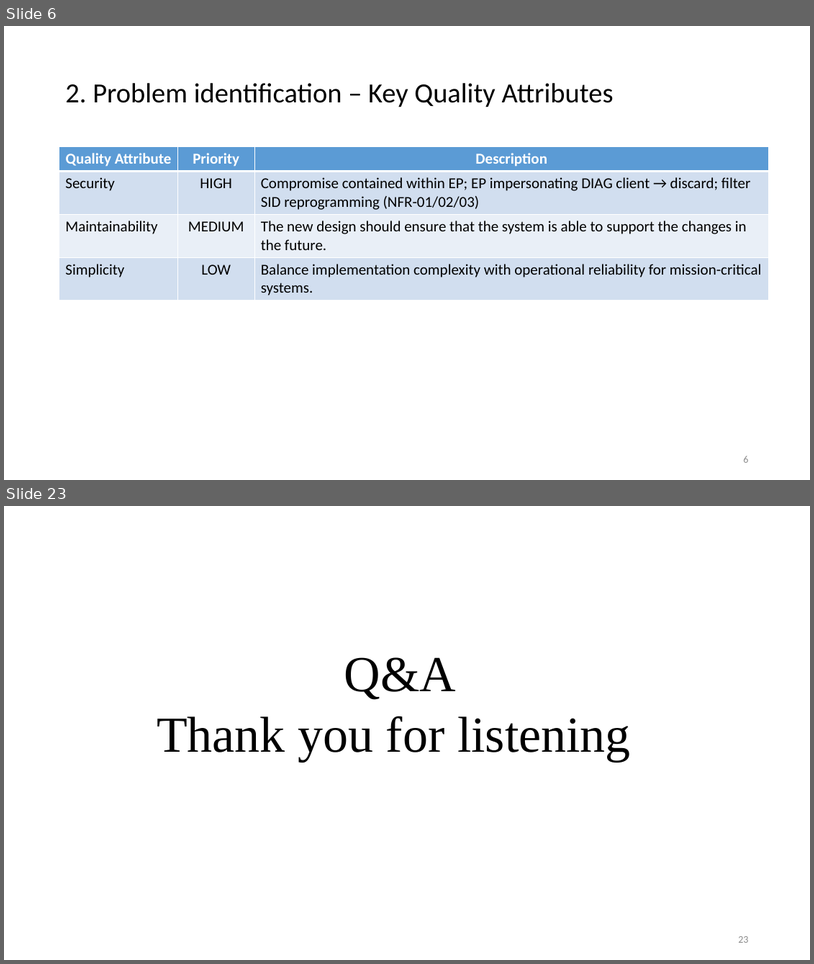
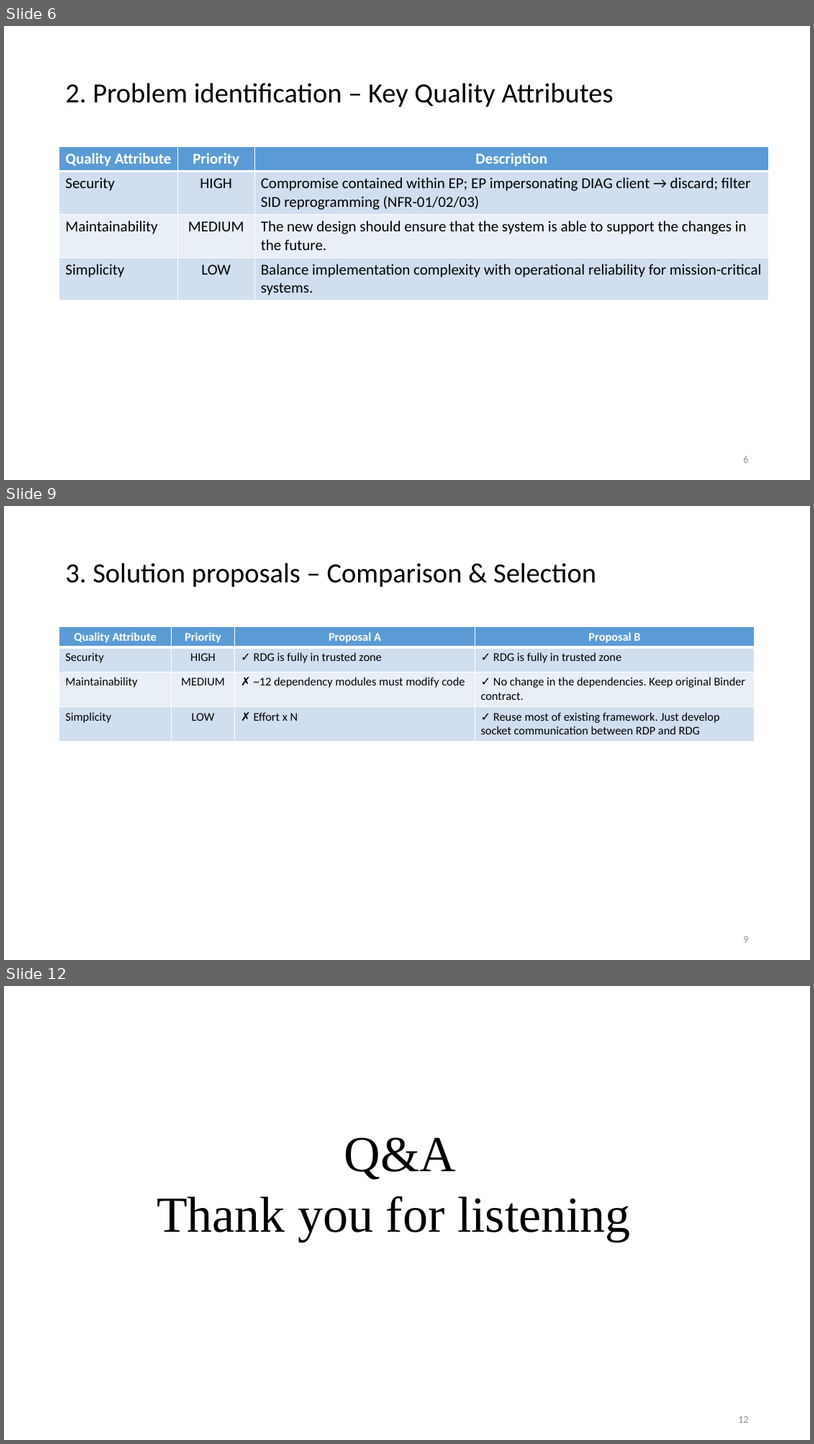
Before and after one commit to btqt/fe, a slide deck: FE_phi.vu_Design of Secure Remote Diag on Container Separation Architecture.pptx. Shown one above the other, each under a label of ours: slides 6 and 23 before the commit, slides 6, 9 and 12 after it; the slides between them are not shown. The pictures are 814x964 and 814x1444 pixels, drawn with LibreOffice and Linux fonts; fonts in the diff are those of the drawing. Boxes give left, top, right and bottom in pixels: in the first picture for what was removed or moved away, otherwise in the second. Text is boxed around its words. In the diff, an @@ line names an element or a change of style, - is before the commit and + after.

```diff
--- a/FE_phi.vu_Design of Secure Remote Diag on Container Separation Architecture.pptx
+++ b/FE_phi.vu_Design of Secure Remote Diag on Container Separation Architecture.pptx
@@ slide 9 added at (4, 506, 810, 960), background #FFFFFF @@
@@ title added at (65, 563, 597, 587), 33 pt, text #000000 @@
+3. Solution proposals – Comparison & Selection
@@ table added at (59, 627, 756, 740), 4 rows, 4 columns @@
+Quality Attribute | Priority | Proposal A | Proposal B
+Security | HIGH | ✓ RDG is fully in trusted zone | ✓ RDG is fully in trusted zone
+Maintainability | MEDIUM | ✗ ~12 dependency modules must modify code | ✓ No change in the dependencies. Keep original Binder contract.
+Simplicity | LOW | ✗ Effort x N | ✓ Reuse most of existing framework. Just develop socket communication between RDP and RDG
@@ page number added at (743, 936, 748, 942), 12 pt, text #8C8C8C @@
+9
@@ what was slide 23 is now slide 12 @@
@@ page number at (738, 1416, 748, 1422): text changed @@
-23
+12
```
Also in this commit, not shown: 5 slides changed, 2 other slides added, 4 other files.
